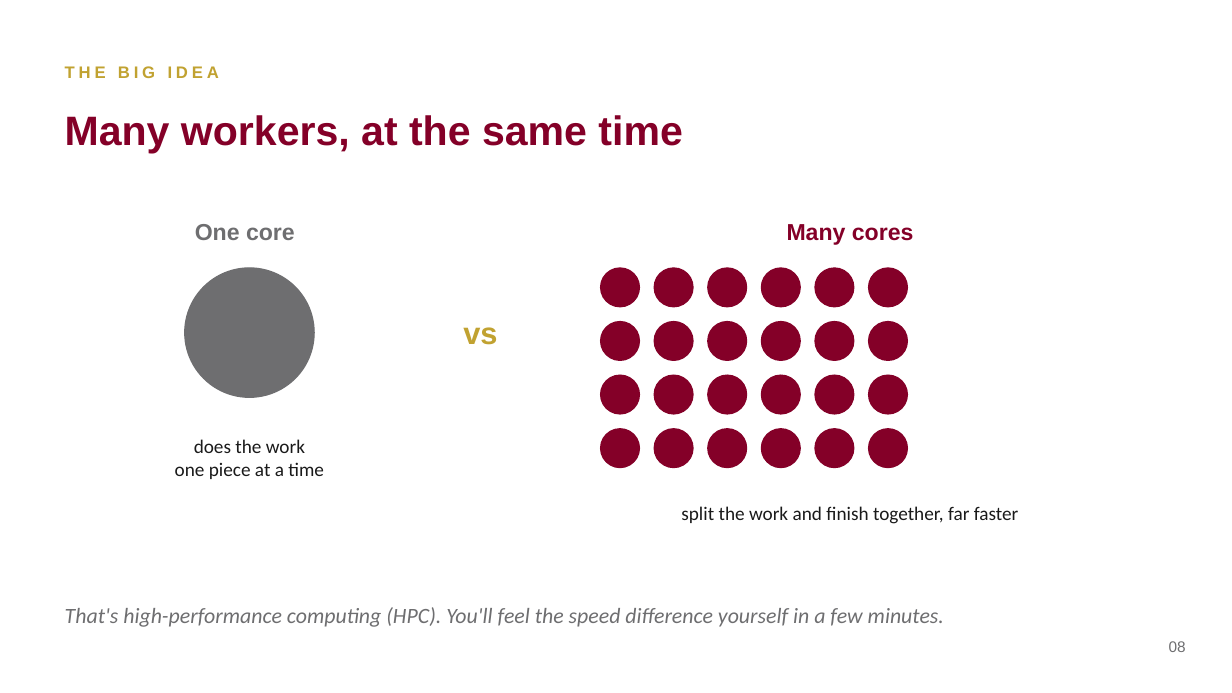
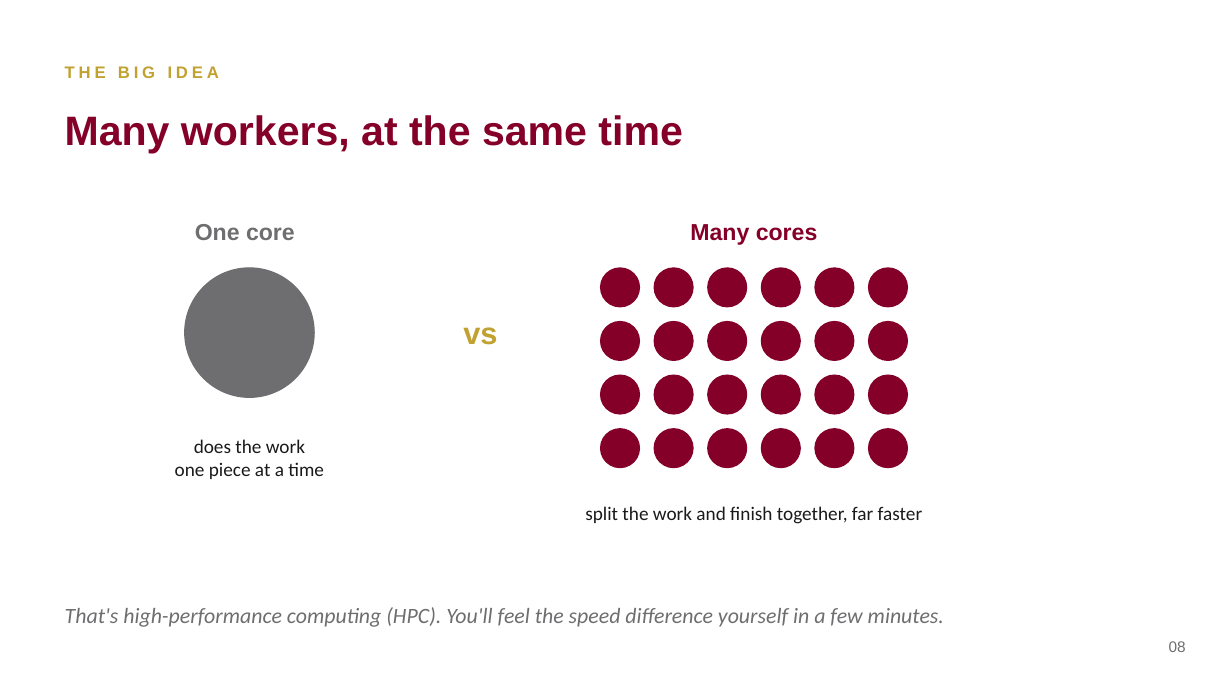
Before and after one commit to ashleyscruse/pfx-hpc, a slide deck: slide 8 of slides/pfx-hpc-slides.pptx. Drawn at 1232x693 pixels with LibreOffice and Linux fonts; fonts in the diff are those of the drawing. Boxes give left, top, right and bottom in pixels: in the first picture for what was removed or moved away, otherwise in the second. Text is boxed around its words. In the diff, an @@ line names an element or a change of style, - is before the commit and + after.

```diff
--- a/slides/pfx-hpc-slides.pptx
+++ b/slides/pfx-hpc-slides.pptx
@@ text "Many cores": place and size @@
-text "Many cores" at <box>787,224,914,245</box>
+text "Many cores" at <box>690,224,818,245</box>
@@ text "split the work and finish ...": place and size @@
-text "split the work and finish ..." at <box>681,506,1019,524</box>
+text "split the work and finish ..." at <box>585,506,923,524</box>
```
Also in this commit, not shown: 3 other slides changed, 2 slides added, 1 slide removed.
